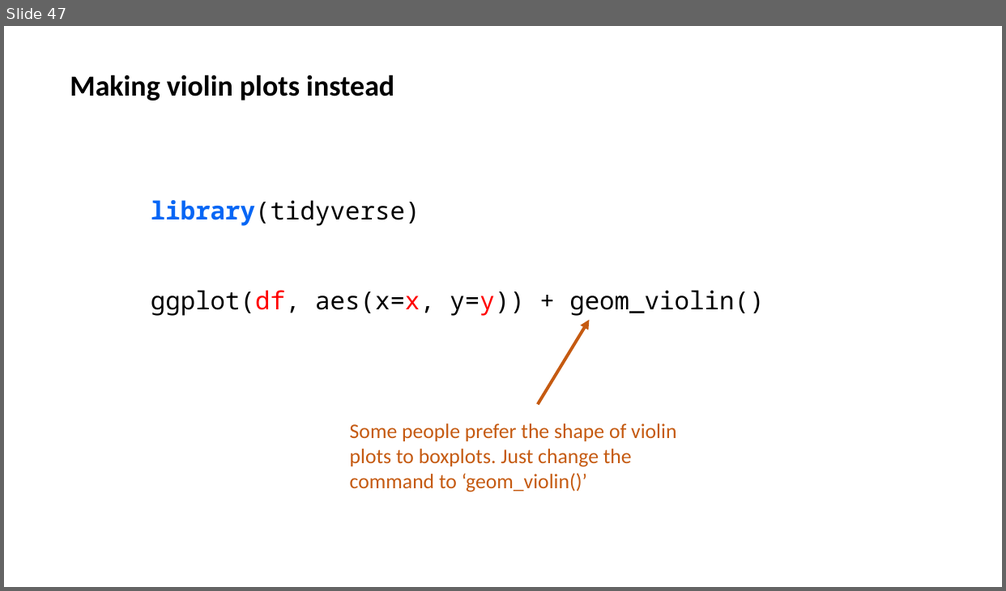
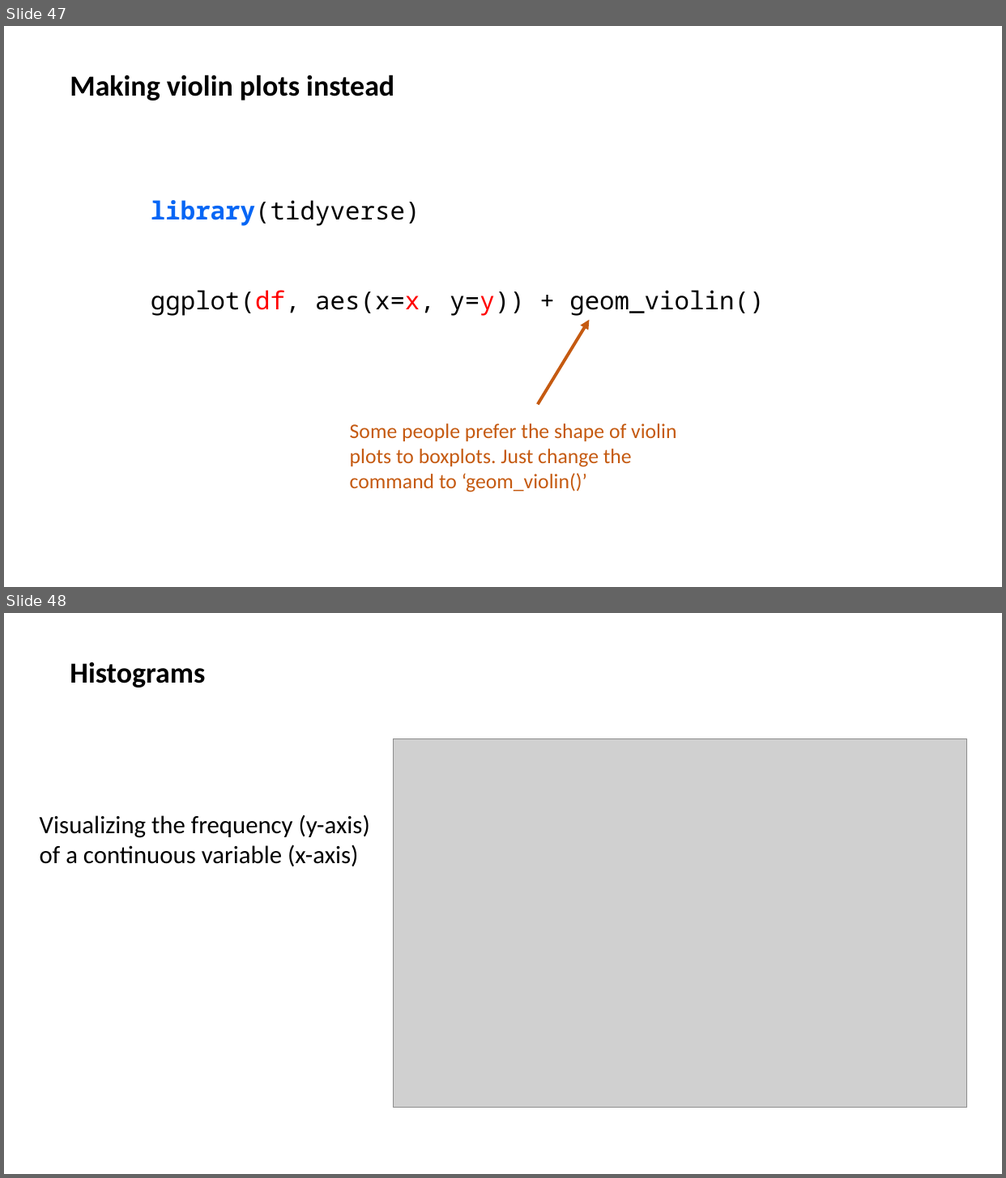
Before and after one commit to jalapic/PSY317L, a slide deck: slides/intro_ggplot2.pptx. Shown one above the other, each under a label of ours: slide 47 before the commit, slides 47 and 48 after it. The pictures are 1006x591 and 1006x1178 pixels, drawn with LibreOffice and Linux fonts; fonts in the diff are those of the drawing; grey boxes stand for pictures. Boxes give left, top, right and bottom in pixels: in the first picture for what was removed or moved away, otherwise in the second. Text is boxed around its words. In the diff, an @@ line names an element or a change of style, - is before the commit and + after.

```diff
--- a/slides/intro_ggplot2.pptx
+++ b/slides/intro_ggplot2.pptx
@@ slide 48 added at (4, 613, 1002, 1174), background #FFFFFF @@
@@ text added at (70, 662, 205, 688), 28 pt, text #000000, bold @@
+Histograms
@@ picture added at (394, 739, 967, 1108) @@
@@ text added at (40, 815, 370, 867), 24 pt, text #000000 @@
+Visualizing the frequency (y-axis) of a continuous variable (x-axis)
```
Also in this commit, not shown: 10 other slides added, 2 slides removed, 2 other files.
